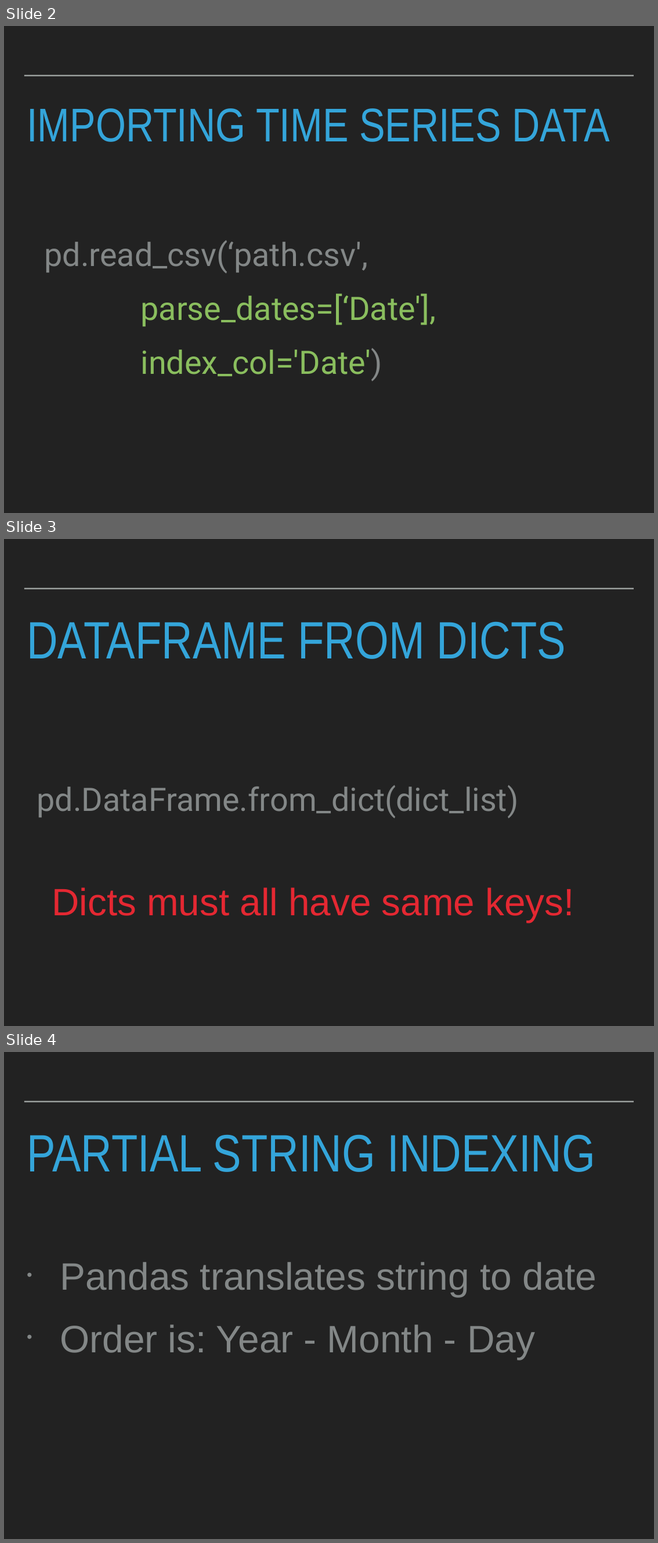
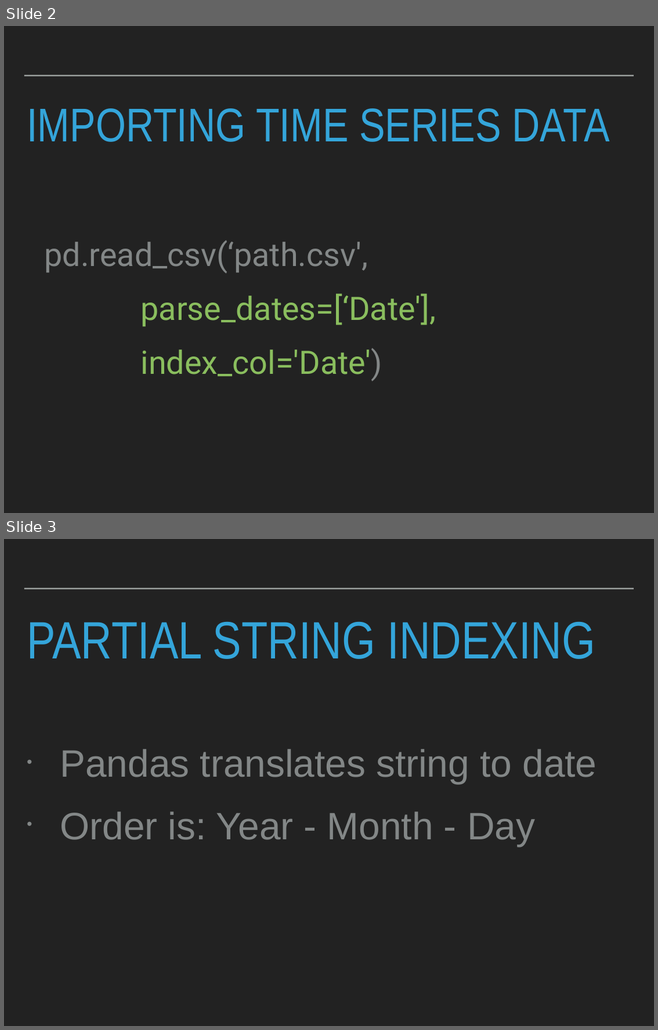
Before and after one commit to patricks1/python-for-data-science, a slide deck: Session08/Session8_Slides.pptx. Shown one above the other, each under a label of ours: slides 2, 3 and 4 before the commit, slides 2 and 3 after it. The pictures are 658x1543 and 658x1030 pixels, drawn with LibreOffice and Linux fonts; fonts in the diff are those of the drawing. Boxes give left, top, right and bottom in pixels: in the first picture for what was removed or moved away, otherwise in the second. Text is boxed around its words. In the diff, an @@ line names an element or a change of style, - is before the commit and + after.

```diff
--- a/Session08/Session8_Slides.pptx
+++ b/Session08/Session8_Slides.pptx
@@ slide 3 removed at <box>4,539,654,1026</box>, background #222222; not listed: 1 template element that a slide beside it also shows @@
@@ title removed at <box>27,621,565,659</box> @@
-DATAFRAME FROM DICTS
@@ text removed at <box>36,785,518,819</box> @@
-pd.DataFrame.from_dict(dict_list)
@@ text removed at <box>52,888,574,922</box> @@
-Dicts must all have same keys!
@@ what was slide 4 is now slide 3 @@
```
Also in this commit, not shown: 3 slides changed, 6 other files.
